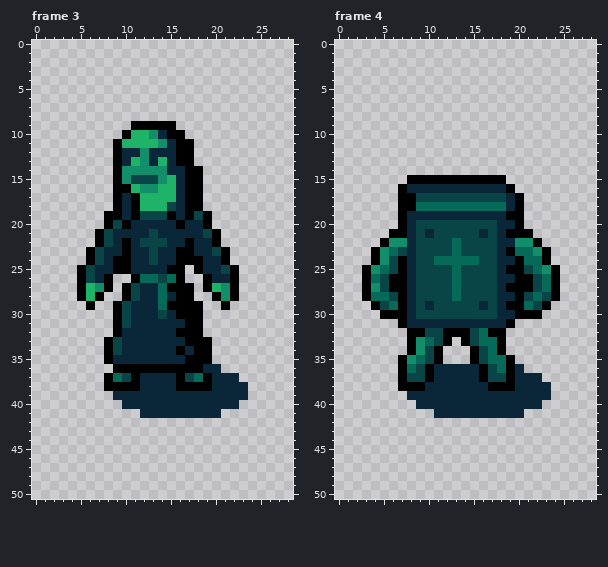
Pixel-art file, stored at Succubus/Sprites/EarthOpponents.aseprite. The first picture shows the starting point.
29x51 pixels, 7 frames. Shown: frame 3, frame 4. The commit also changed other frames, which this record leaves out.
And afterwards:
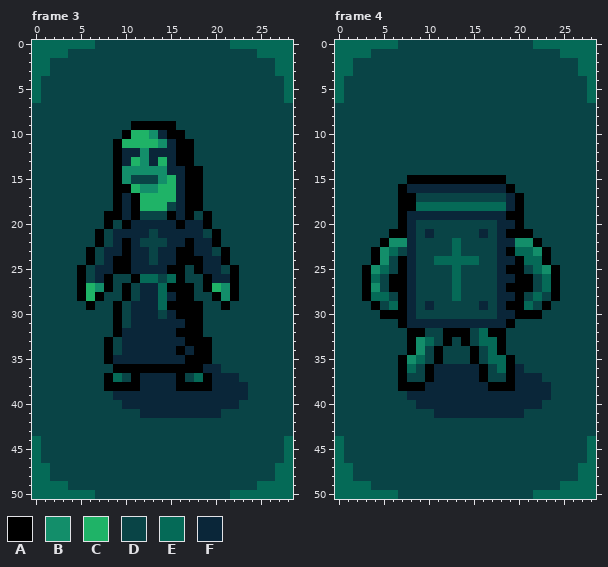
Palette (. is transparent): A #000000  B #138e6a  C #1fb367  D #094446  E #056a57  F #0a2639
Difference:
layer "Background" now shown
--- frame 3, layer "Background"
@@ x 0..28 @@
- 0 .............................
- 1 .............................
- 2 .............................
- 3 .............................
- 4 .............................
- 5 .............................
- 6 .............................
- 7 .............................
- 8 .............................
- 9 ...........AAAAA.............
-10 ..........ACCBFAA............
-11 .........ACCCCBFAA...........
-12 .........AFFBFFFAA...........
-13 .........AFCBFCFAA...........
-14 .........ABBBBBFFAA..........
-15 .........ABDDDBCFAA..........
-16 .........AACBBCCFAA..........
-17 .........AFACCCCFAA..........
-18 .........AFACCCDFAA..........
-19 ........AAFADDDAFADA.........
-20 ........ADAFFFFFAFFA.........
-21 .......ADFFFFDFFFFFDA........
-22 .......ADFAFDDDFFAFFA........
-23 ......ADFFAFFDFFAAFFDA.......
-24 ......ADFAAFFDFFAAAFFA.......
-25 .....ADFFAAFFFFAA.AFFDA......
-26 .....ADFA..AEEDEA..AFFA......
-27 .....ACBA.ADFFEAAA.ACBA......
-28 .....ACA..ADFFEFAA..ABA......
-29 ......A..ADFFFEAAAA..A.......
-30 .........ADFFFDFAAA..........
-31 .........ADFFFFFFAA..........
-32 .........AFFFFFFAAA..........
-33 ........ADFFFFFFFAAA.........
-34 ........ADFFFFFFAFAA.........
-35 ........AFFFFFFFFAAA.........
-36 .........AAAAAAAAAAFF........
-37 ........AEDAFFFFADEAFFF......
-38 ........AAAAFFFFAAAAFFFF.....
-39 .........FFFFFFFFFFFFFFF.....
-40 ..........FFFFFFFFFFFFF......
-41 ............FFFFFFFFF........
-42 .............................
-43 .............................
-44 .............................
-45 .............................
-46 .............................
-47 .............................
-48 .............................
-49 .............................
-50 .............................
+ 0 EEEEEEEDDDDDDDDDDDDDDDEEEEEEE
+ 1 EEEEDDDDDDDDDDDDDDDDDDDDDEEEE
+ 2 EEDDDDDDDDDDDDDDDDDDDDDDDDDEE
+ 3 EEDDDDDDDDDDDDDDDDDDDDDDDDDEE
+ 4 EDDDDDDDDDDDDDDDDDDDDDDDDDDDE
+ 5 EDDDDDDDDDDDDDDDDDDDDDDDDDDDE
+ 6 EDDDDDDDDDDDDDDDDDDDDDDDDDDDE
+ 7 DDDDDDDDDDDDDDDDDDDDDDDDDDDDD
+ 8 DDDDDDDDDDDDDDDDDDDDDDDDDDDDD
+ 9 DDDDDDDDDDDAAAAADDDDDDDDDDDDD
+10 DDDDDDDDDDACCBFAADDDDDDDDDDDD
+11 DDDDDDDDDACCCCBFAADDDDDDDDDDD
+12 DDDDDDDDDAFFBFFFAADDDDDDDDDDD
+13 DDDDDDDDDAFCBFCFAADDDDDDDDDDD
+14 DDDDDDDDDABBBBBFFAADDDDDDDDDD
+15 DDDDDDDDDABDDDBCFAADDDDDDDDDD
+16 DDDDDDDDDAACBBCCFAADDDDDDDDDD
+17 DDDDDDDDDAFACCCCFAADDDDDDDDDD
+18 DDDDDDDDDAFACCCDFAADDDDDDDDDD
+19 DDDDDDDDAAFADDDAFADADDDDDDDDD
+20 DDDDDDDDADAFFFFFAFFADDDDDDDDD
+21 DDDDDDDADFFFFDFFFFFDADDDDDDDD
+22 DDDDDDDADFAFDDDFFAFFADDDDDDDD
+23 DDDDDDADFFAFFDFFAAFFDADDDDDDD
+24 DDDDDDADFAAFFDFFAAAFFADDDDDDD
+25 DDDDDADFFAAFFFFAADAFFDADDDDDD
+26 DDDDDADFADDAEEDEADDAFFADDDDDD
+27 DDDDDACBADADFFEAAADACBADDDDDD
+28 DDDDDACADDADFFEFAADDABADDDDDD
+29 DDDDDDADDADFFFEAAAADDADDDDDDD
+30 DDDDDDDDDADFFFDFAAADDDDDDDDDD
+31 DDDDDDDDDADFFFFFFAADDDDDDDDDD
+32 DDDDDDDDDAFFFFFFAAADDDDDDDDDD
+33 DDDDDDDDADFFFFFFFAAADDDDDDDDD
+34 DDDDDDDDADFFFFFFAFAADDDDDDDDD
+35 DDDDDDDDAFFFFFFFFAAADDDDDDDDD
+36 DDDDDDDDDAAAAAAAAAAFFDDDDDDDD
+37 DDDDDDDDAEDAFFFFADEAFFFDDDDDD
+38 DDDDDDDDAAAAFFFFAAAAFFFFDDDDD
+39 DDDDDDDDDFFFFFFFFFFFFFFFDDDDD
+40 DDDDDDDDDDFFFFFFFFFFFFFDDDDDD
+41 DDDDDDDDDDDDFFFFFFFFFDDDDDDDD
+42 DDDDDDDDDDDDDDDDDDDDDDDDDDDDD
+43 DDDDDDDDDDDDDDDDDDDDDDDDDDDDD
+44 EDDDDDDDDDDDDDDDDDDDDDDDDDDDE
+45 EDDDDDDDDDDDDDDDDDDDDDDDDDDDE
+46 EDDDDDDDDDDDDDDDDDDDDDDDDDDDE
+47 EEDDDDDDDDDDDDDDDDDDDDDDDDDEE
+48 EEDDDDDDDDDDDDDDDDDDDDDDDDDEE
+49 EEEEDDDDDDDDDDDDDDDDDDDDDEEEE
+50 EEEEEEEDDDDDDDDDDDDDDDEEEEEEE
--- frame 4, layer "Background"
@@ x 0..28 @@
- 0 .............................
- 1 .............................
- 2 .............................
- 3 .............................
- 4 .............................
- 5 .............................
- 6 .............................
- 7 .............................
- 8 .............................
- 9 .............................
-10 .............................
-11 .............................
-12 .............................
-13 .............................
-14 .............................
-15 ........AAAAAAAAAAA..........
-16 .......AFFFFFFFFFFFA.........
-17 .......AADDDDDDDDDDFA........
-18 .......AAEEEEEEEEEEFA........
-19 .......AFFFFFFFFFFFAA........
-20 .......AFDDDDDDDDDFFA........
-21 ......AAFDFDDDDDFDFAAA.......
-22 .....ABBFDDDDEDDDDFFBBA......
-23 ....ABEDFDDDDEDDDDFAEEBA.....
-24 ....ABDAFDDEEEEEDDFFAEEA.....
-25 ...ABEDAFDDDDEDDDDFAADEBA....
-26 ...AEDAAFDDDDEDDDDFFAADEA....
-27 ...ABDAAFDDDDEDDDDFAAADEA....
-28 ...AEEDAFDDDDEDDDDFFADEDA....
-29 ....ADEAFDFDDDDDFDFAAEDA.....
-30 .....AAAFDDDDDDDDDFFAAA......
-31 .......AFFFFFFFFFFFA.........
-32 ........AADDAAADEAA..........
-33 ........ABEDA.ADEEA..........
-34 ........ABDA...ADEA..........
-35 .......ABEDA...ADEEA.........
-36 .......AEDAFFFFFADEAF........
-37 .......ADDAFFFFFADDAFFF......
-38 .......AAAFFFFFFFAAAFFFF.....
-39 ........FFFFFFFFFFFFFFFF.....
-40 .........FFFFFFFFFFFFFF......
-41 ...........FFFFFFFFFF........
-42 .............................
-43 .............................
-44 .............................
-45 .............................
-46 .............................
-47 .............................
-48 .............................
-49 .............................
-50 .............................
+ 0 EEEEEEEDDDDDDDDDDDDDDDEEEEEEE
+ 1 EEEEDDDDDDDDDDDDDDDDDDDDDEEEE
+ 2 EEDDDDDDDDDDDDDDDDDDDDDDDDDEE
+ 3 EEDDDDDDDDDDDDDDDDDDDDDDDDDEE
+ 4 EDDDDDDDDDDDDDDDDDDDDDDDDDDDE
+ 5 EDDDDDDDDDDDDDDDDDDDDDDDDDDDE
+ 6 EDDDDDDDDDDDDDDDDDDDDDDDDDDDE
+ 7 DDDDDDDDDDDDDDDDDDDDDDDDDDDDD
+ 8 DDDDDDDDDDDDDDDDDDDDDDDDDDDDD
+ 9 DDDDDDDDDDDDDDDDDDDDDDDDDDDDD
+10 DDDDDDDDDDDDDDDDDDDDDDDDDDDDD
+11 DDDDDDDDDDDDDDDDDDDDDDDDDDDDD
+12 DDDDDDDDDDDDDDDDDDDDDDDDDDDDD
+13 DDDDDDDDDDDDDDDDDDDDDDDDDDDDD
+14 DDDDDDDDDDDDDDDDDDDDDDDDDDDDD
+15 DDDDDDDDAAAAAAAAAAADDDDDDDDDD
+16 DDDDDDDAFFFFFFFFFFFADDDDDDDDD
+17 DDDDDDDAADDDDDDDDDDFADDDDDDDD
+18 DDDDDDDAAEEEEEEEEEEFADDDDDDDD
+19 DDDDDDDAFFFFFFFFFFFAADDDDDDDD
+20 DDDDDDDAFDDDDDDDDDFFADDDDDDDD
+21 DDDDDDAAFDFDDDDDFDFAAADDDDDDD
+22 DDDDDABBFDDDDEDDDDFFBBADDDDDD
+23 DDDDABEDFDDDDEDDDDFAEEBADDDDD
+24 DDDDABDAFDDEEEEEDDFFAEEADDDDD
+25 DDDABEDAFDDDDEDDDDFAADEBADDDD
+26 DDDAEDAAFDDDDEDDDDFFAADEADDDD
+27 DDDABDAAFDDDDEDDDDFAAADEADDDD
+28 DDDAEEDAFDDDDEDDDDFFADEDADDDD
+29 DDDDADEAFDFDDDDDFDFAAEDADDDDD
+30 DDDDDAAAFDDDDDDDDDFFAAADDDDDD
+31 DDDDDDDAFFFFFFFFFFFADDDDDDDDD
+32 DDDDDDDDAADDAAADEAADDDDDDDDDD
+33 DDDDDDDDABEDADADEEADDDDDDDDDD
+34 DDDDDDDDABDADDDADEADDDDDDDDDD
+35 DDDDDDDABEDADDDADEEADDDDDDDDD
+36 DDDDDDDAEDAFFFFFADEAFDDDDDDDD
+37 DDDDDDDADDAFFFFFADDAFFFDDDDDD
+38 DDDDDDDAAAFFFFFFFAAAFFFFDDDDD
+39 DDDDDDDDFFFFFFFFFFFFFFFFDDDDD
+40 DDDDDDDDDFFFFFFFFFFFFFFDDDDDD
+41 DDDDDDDDDDDFFFFFFFFFFDDDDDDDD
+42 DDDDDDDDDDDDDDDDDDDDDDDDDDDDD
+43 DDDDDDDDDDDDDDDDDDDDDDDDDDDDD
+44 EDDDDDDDDDDDDDDDDDDDDDDDDDDDE
+45 EDDDDDDDDDDDDDDDDDDDDDDDDDDDE
+46 EDDDDDDDDDDDDDDDDDDDDDDDDDDDE
+47 EEDDDDDDDDDDDDDDDDDDDDDDDDDEE
+48 EEDDDDDDDDDDDDDDDDDDDDDDDDDEE
+49 EEEEDDDDDDDDDDDDDDDDDDDDDEEEE
+50 EEEEEEEDDDDDDDDDDDDDDDEEEEEEE
Pixel boxes of the changes (left, top, right, bottom) in both pictures:
added: (32, 40, 293, 499)
added: (335, 40, 596, 499)
